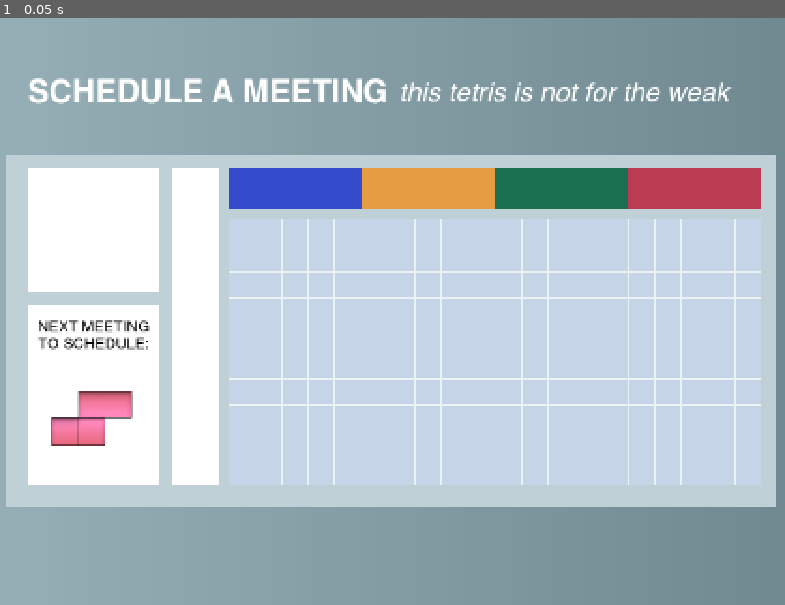
Above: before the commit, frame 1.
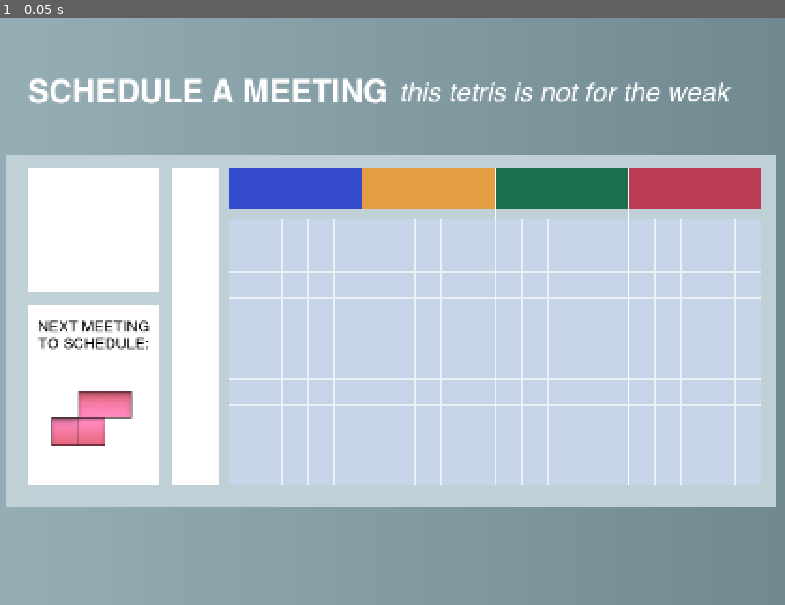
Above: after the commit, the same moment.

Repository: grkovalev/office-game
Game: Godot game, scene res://calendartetris.tscn
The game is run twice, just before and just after one commit, with the same random seed, the same clock (stepped at 60 frames per second) and the same inputs. This scene is started directly instead of the project's main scene.
Inputs:
- Up to frame 1 (0.05 s): no input

The runs differ from the first frame. In frame 1, less than 0.1% of the frame differs, in the area x 63-81%, y 25-80%.

Commit message:
added in between calendar borders

Diff:
--- a/calendartetris.tscn
+++ b/calendartetris.tscn
@@ -257,3 +257,21 @@
 
 [node name="spawn_slot_0" type="Node2D" parent="tetromino_lib"]
 position = Vector2(200, 750)
+
+[node name="cal_border" type="Line2D" parent="."]
+top_level = true
+position = Vector2(706, 280)
+points = PackedVector2Array(0, 596, 0, 0)
+width = 3.0
+
+[node name="cal_border2" type="Line2D" parent="."]
+top_level = true
+position = Vector2(956, 280)
+points = PackedVector2Array(0, 596, 0, 0)
+width = 3.0
+
+[node name="cal_border3" type="Line2D" parent="."]
+top_level = true
+position = Vector2(1206, 280)
+points = PackedVector2Array(0, 596, 0, 0)
+width = 3.0
